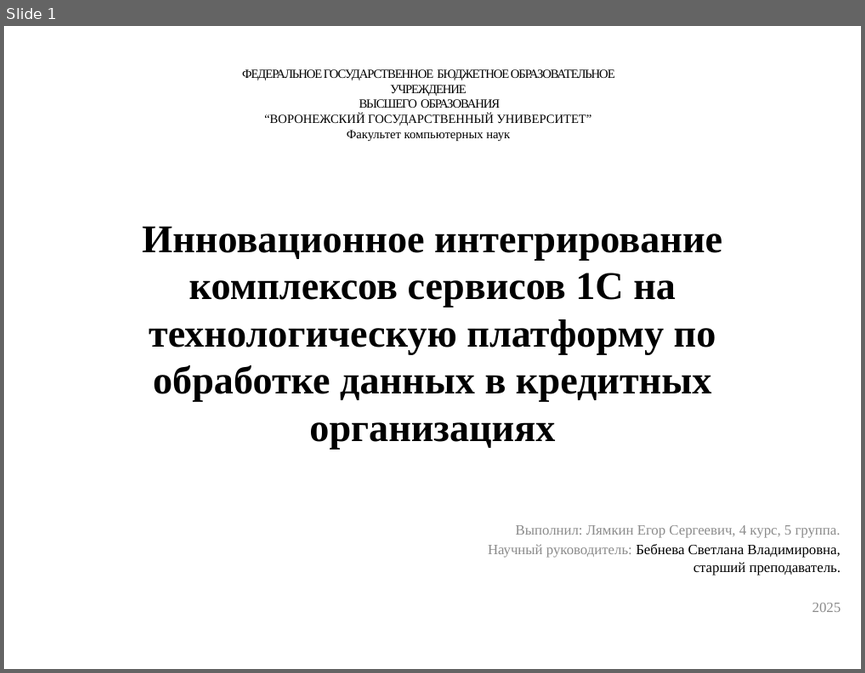
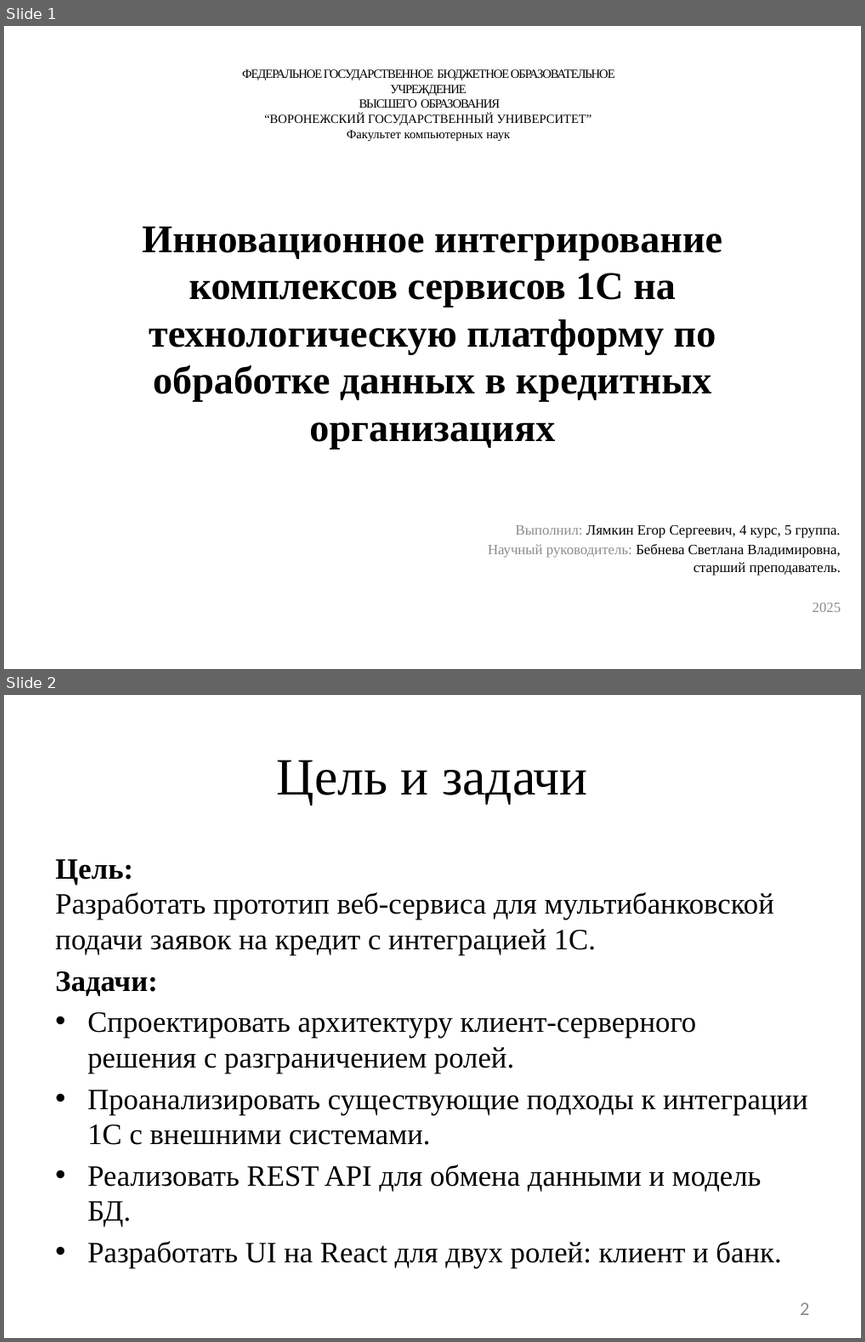
Before and after one commit to 4Bul04kka/diploma, a slide deck: дипломная работа/Лямкин презентация.pptx. Shown one above the other, each under a label of ours: slide 1 before the commit, slides 1 and 2 after it. The pictures are 865x673 and 865x1342 pixels, drawn with LibreOffice and Linux fonts; fonts in the diff are those of the drawing. Boxes give left, top, right and bottom in pixels: in the first picture for what was removed or moved away, otherwise in the second. Text is boxed around its words. In the diff, an @@ line names an element or a change of style, - is before the commit and + after.

```diff
--- a/дипломная работа/Лямкин презентация.pptx
+++ b/дипломная работа/Лямкин презентация.pptx
@@ slide 2 added at (x1=4, y1=695, x2=861, y2=1338), background #FFFFFF @@
@@ title added at (x1=277, y1=760, x2=588, y2=805), 44 pt, text #000000 @@
+Цель и задачи
@@ text added at (x1=55, y1=859, x2=808, y2=1268), 24.8 pt, text #000000 @@
+Цель:
+Разработать прототип веб-сервиса для мультибанковской подачи заявок на кредит с интеграцией 1С.
+Задачи:
+• Спроектировать архитектуру клиент-серверного решения с разграничением ролей.
+• Проанализировать существующие подходы к интеграции 1С с внешними системами.
+• Реализовать REST API для обмена данными и модель БД.
+• Разработать UI на React для двух ролей: клиент и банк.
@@ page number added at (x1=800, y1=1302, x2=809, y2=1315), 16 pt, text #8C8C8C @@
+2
@@ slide 1 changed as well @@
@@ subtitle at (x1=516, y1=525, x2=840, y2=538): text colour #8C8C8C to #000000 in "Лямкин Егор Сергеевич, 4 курс, 5 группа." @@
```
Also in this commit, not shown: 7 other slides added, 7 slides removed, 19 other files.
